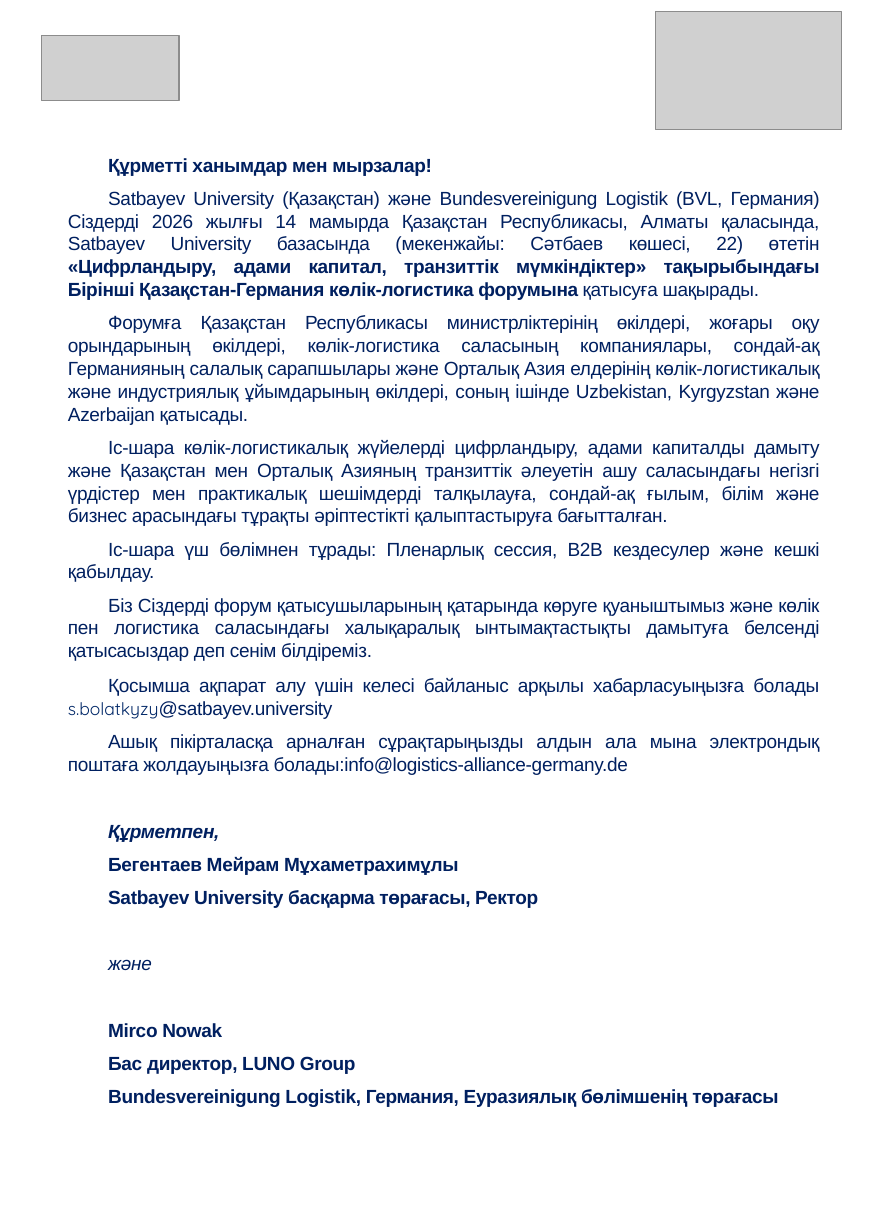
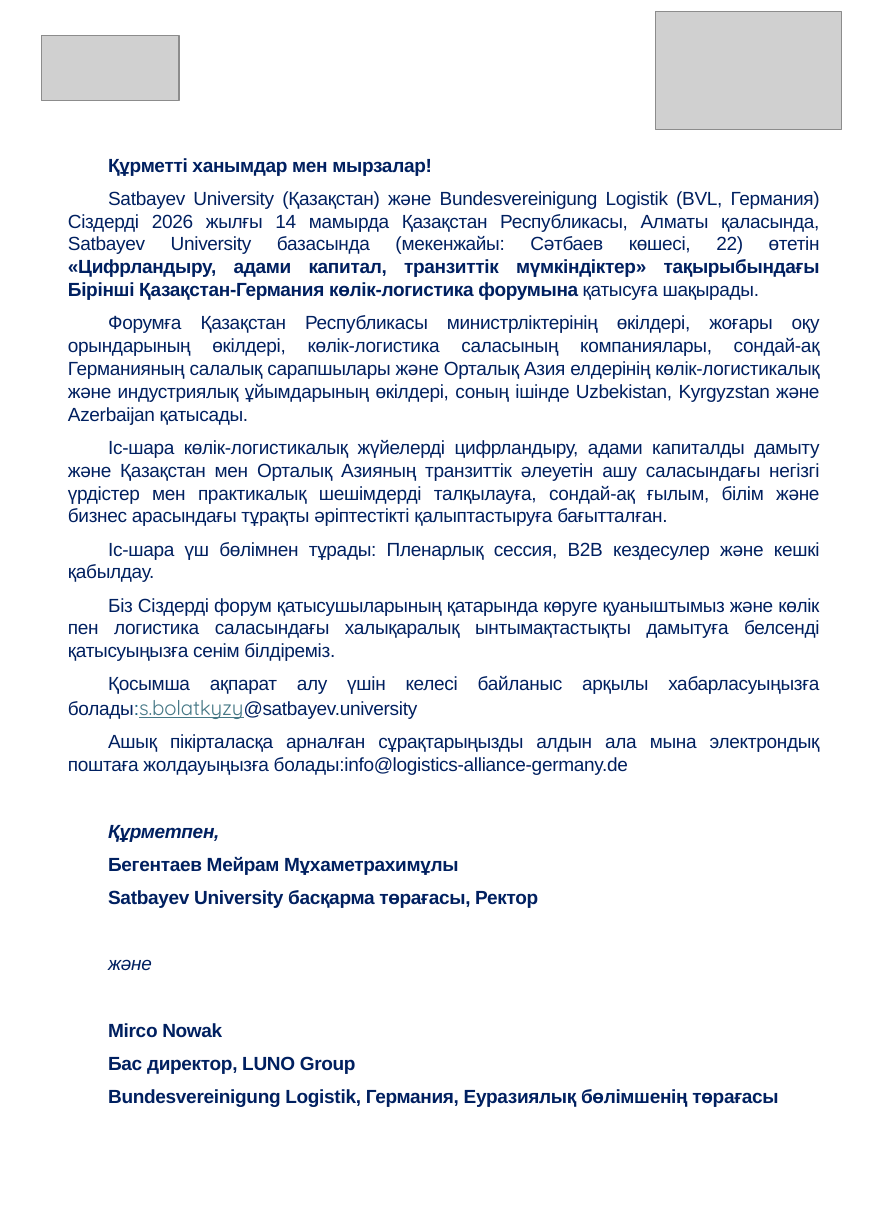
Before and after one commit to zvezdd/KazForum-Logistics, a slide deck: slide 2 of public/program-kz.pptx. Drawn at 872x1232 pixels with LibreOffice and Linux fonts; fonts in the diff are those of the drawing; grey boxes stand for pictures. Boxes give left, top, right and bottom in pixels: in the first picture for what was removed or moved away, otherwise in the second. Text is boxed around its words. In the diff, an @@ line names an element or a change of style, - is before the commit and + after.

```diff
--- a/public/program-kz.pptx
+++ b/public/program-kz.pptx
@@ text at [68,598,819,719]: text changed @@
-Біз Сіздерді форум қатысушыларының қатарында көруге қуаныштымыз және көлік пен логистика саласындағы халықаралық ынтымақтастықты дамытуға белсенді қатысасыздар деп сенім білдіреміз.
-Қосымша ақпарат алу үшін келесі байланыс арқылы хабарласуыңызға болады s.bolatkyzy@satbayev.university
+Біз Сіздерді форум қатысушыларының қатарында көруге қуаныштымыз және көлік пен логистика саласындағы халықаралық ынтымақтастықты дамытуға белсенді қатысуыңызға сенім білдіреміз.
+Қосымша ақпарат алу үшін келесі байланыс арқылы хабарласуыңызға болады:s.bolatkyzy@satbayev.university
```
Also in this commit, not shown: 2 other slides changed, 3 other files.
